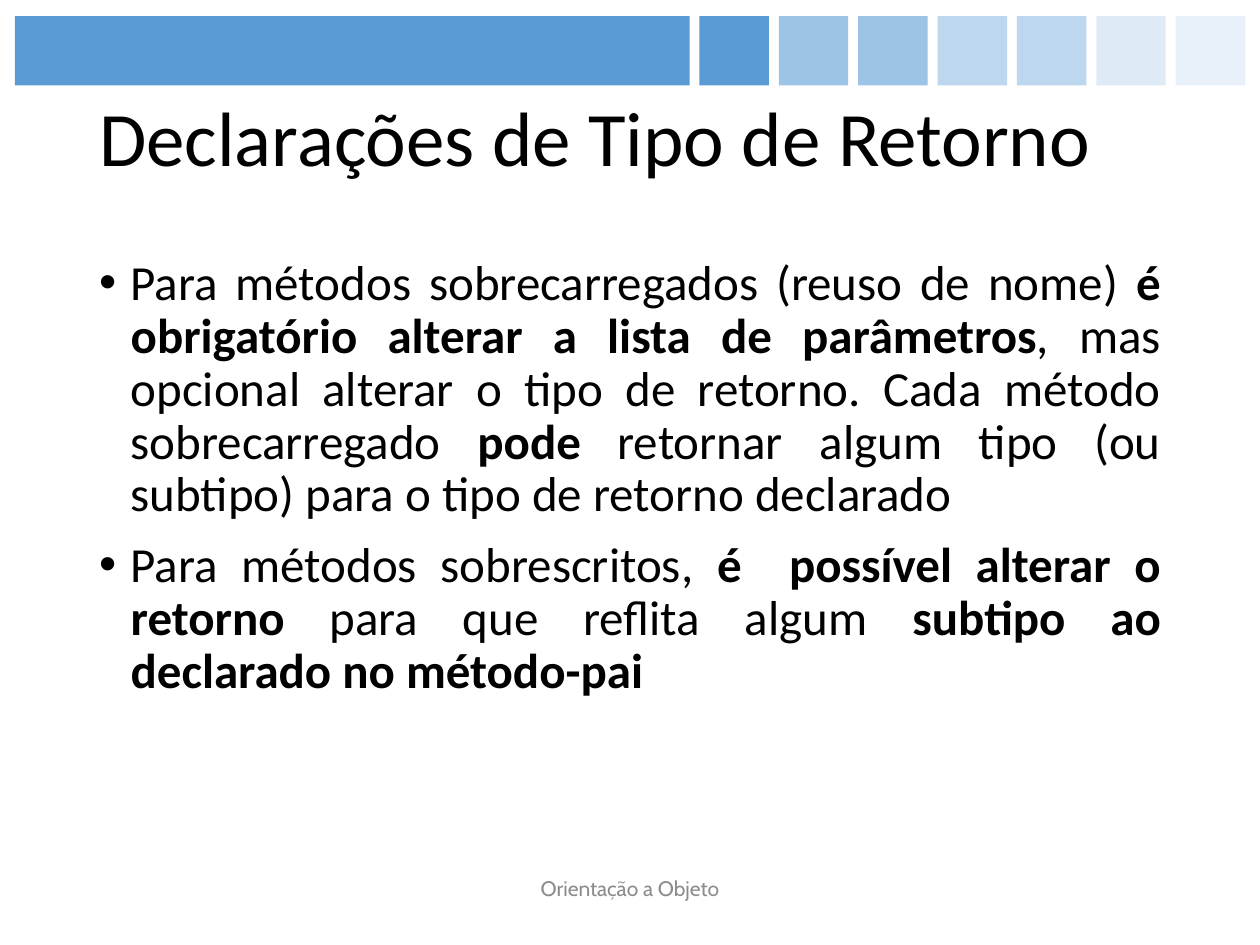
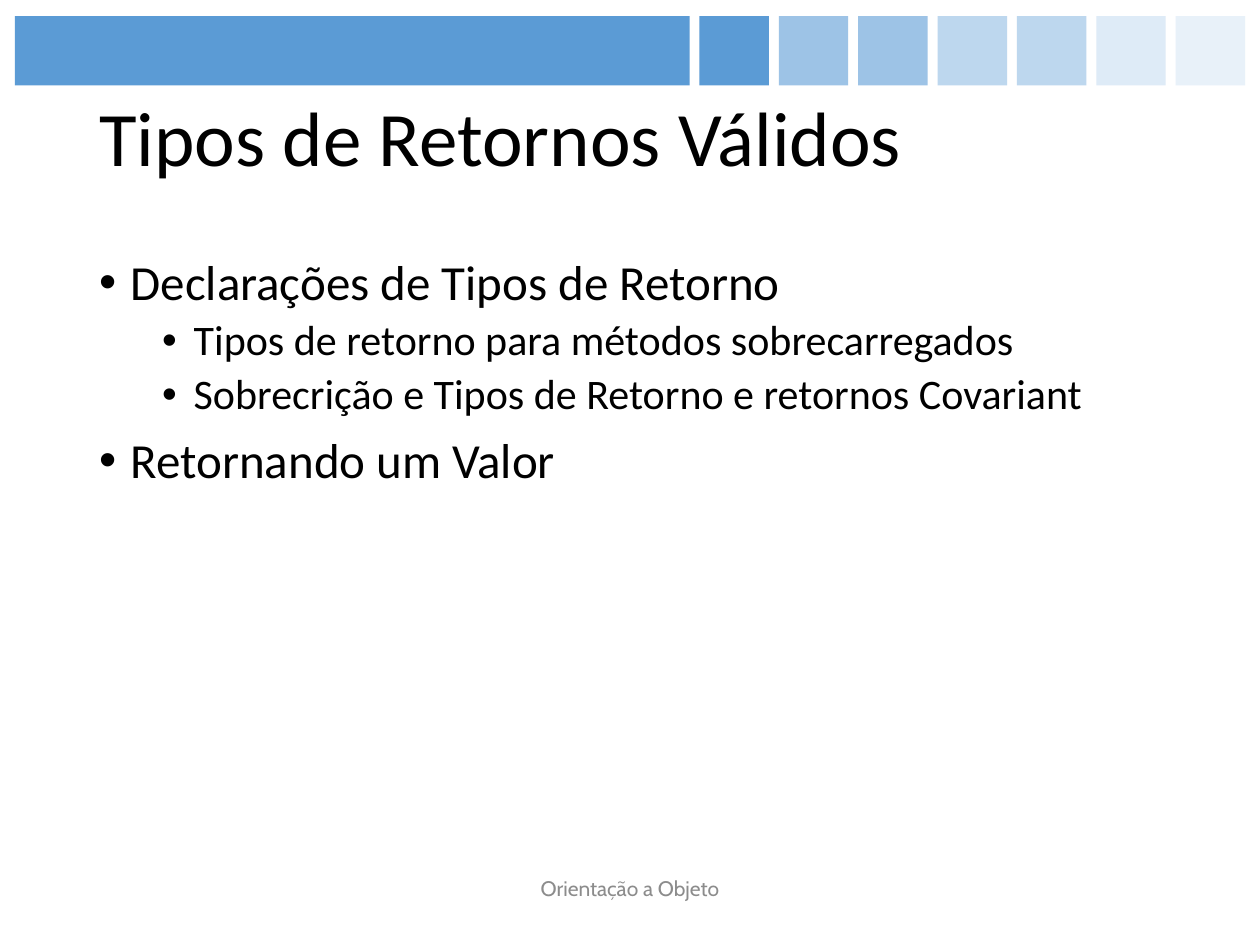
Before and after one commit to figueiredojrr/treinamentoJavaSeOcaAgosto, a slide deck: slide 33 of TreinamentoJavaSeOca/documentos/apresentação/OCA.pptx (slide 44 before the commit). Drawn at 1260x945 pixels with LibreOffice and Linux fonts; fonts in the diff are those of the drawing. Boxes give left, top, right and bottom in pixels: in the first picture for what was removed or moved away, otherwise in the second. Text is boxed around its words. In the diff, an @@ line names an element or a change of style, - is before the commit and + after.

```diff
--- a/TreinamentoJavaSeOca/documentos/apresentação/OCA.pptx
+++ b/TreinamentoJavaSeOca/documentos/apresentação/OCA.pptx
@@ title at box(99, 112, 901, 179): text changed @@
-Declarações de Tipo de Retorno
+Tipos de Retornos Válidos
@@ text at box(131, 266, 1082, 479): text changed; size 28 to 24 pt @@
-• Para métodos sobrecarregados (reuso de nome) é obrigatório alterar a lista de parâmetros, mas opcional alterar o tipo de retorno. Cada método sobrecarregado pode retornar algum tipo (ou subtipo) para o tipo de retorno declarado
-• Para métodos sobrescritos, é possível alterar o retorno para que reflita algum subtipo ao declarado no método-pai
+• Declarações de Tipos de Retorno
+  • Tipos de retorno para métodos sobrecarregados
+  • Sobrecrição e Tipos de Retorno e retornos Covariant
+• Retornando um Valor
```
Also in this commit, not shown: 23 other slides changed, 5 slides added, 15 slides removed.
